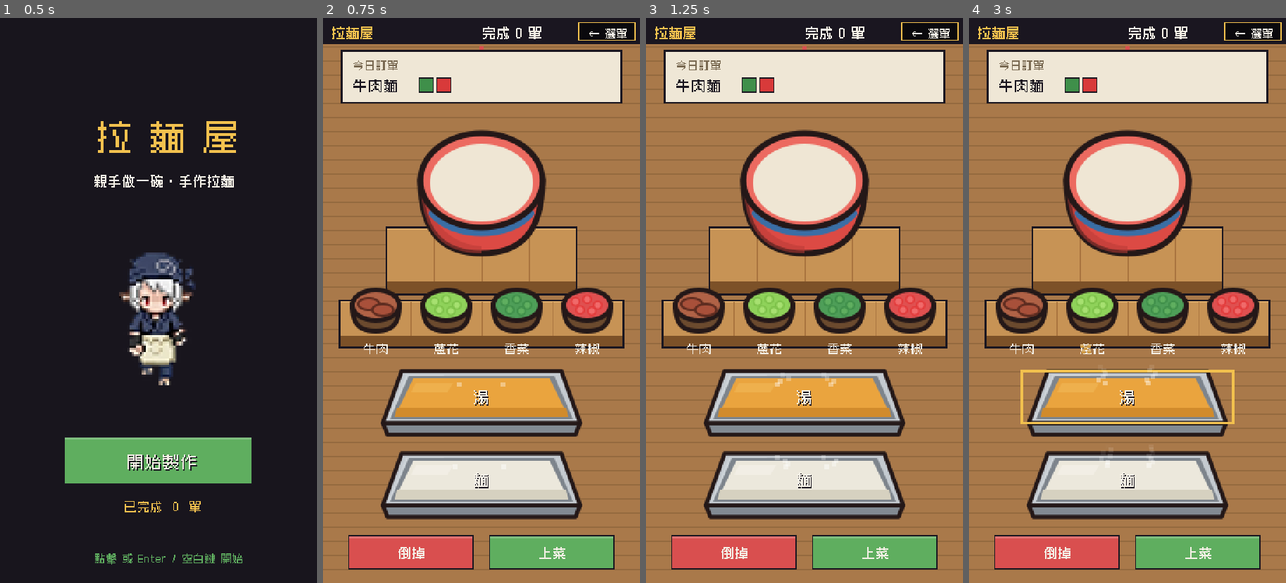
Above: before the commit, frames 1-4 (left to right).
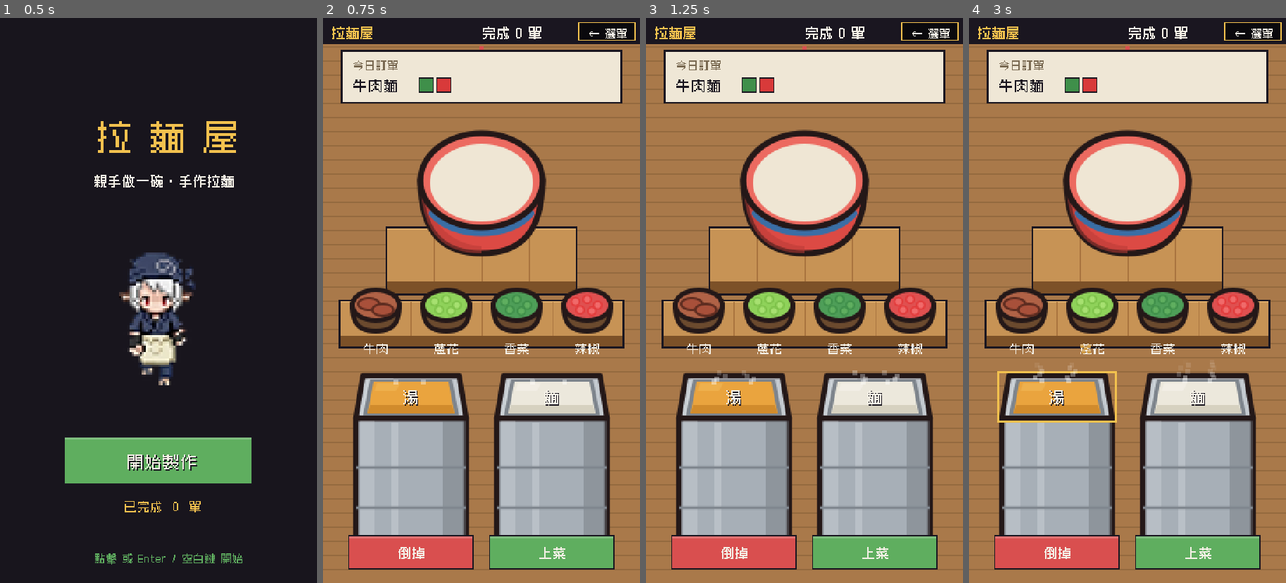
Above: after the commit, the same moments.

Repository: meloalright/ramen-ya
Game: Godot game, scene res://scenes/Menu.tscn
The game is run twice, just before and just after one commit, with the same random seed, the same clock (stepped at 60 frames per second) and the same inputs.
Inputs (mouse positions are in pixels of both pictures, inside the frame that each line leads up to):
- Up to frame 1 (0.5 s): no input
- Up to frame 2 (0.75 s): tap Enter at 0.5 s; move the mouse to (551, 272) at 0.52 s; hold D from 0.53 s (still down); tap M at 0.6 s; click (551, 272) at 0.67 s
- Up to frame 3 (1.25 s): keep holding D; tap Space at 0.77 s
- Up to frame 4 (3 s): release D at 1.25 s; drag from (1064, 328) to (1111, 413) at 1.27 s; move the mouse to (1159, 176) at 2.02 s; hold D 2.03-2.75 s; tap Enter at 2.1 s; drag from (1111, 413) to (1032, 215) at 2.77 s

Frame 1 is identical in both runs. In frame 2, 22% of the frame differs, in the area x 9-91%, y 62-92%; in frame 3, 22%; in frame 4, 22%, in the area x 8-91%, y 61-92%.

Commit message:
feat(cook): tall square pots, side by side, taller than the bowl
Reverted the stacked layout back to side-by-side (湯 left, 麵 right) and made
the pots tall square metal pots whose bodies run taller than the bowl with the
base hidden behind the action buttons. Steam, boil gauge, lit highlight and
noodle-nest repositioned to the two side-by-side pots.

Co-Authored-By: Claude Opus 4.8 (1M context) <noreply@anthropic.com>

Diff:
--- a/scripts/Main.gd
+++ b/scripts/Main.gd
@@ -31,7 +31,7 @@
 const BOWL_HIT_RY := 44.0
 
 # big pans: the sprite's liquid surface sits VAT_OPEN_Y down from its top
-const VAT_OPEN_Y := 34.0
+const VAT_OPEN_Y := 32.0
 
 # ---- game states ----------------------------------------------------
 enum State { TITLE, PLAY, OVER }
@@ -211,11 +211,11 @@
 func _build_stations() -> void:
 	# portrait: two big vats (大缸) side by side under the bowl; toppings in a row below.
 	stations.clear()
-	# two big wide pans stacked: 湯 on top, 麵 below (both wider than the bowl)
-	stations.append({"item": "soup", "name": "湯", "center": Vector2(135, 322), "r": 32,
-		"rect": Rect2(36, 296, 198, 56), "cx": 135})
-	stations.append({"item": "noodles", "name": "麵", "center": Vector2(135, 392), "r": 32,
-		"rect": Rect2(36, 366, 198, 60), "cx": 135})
+	# two tall square pots side by side: 湯 left, 麵 right (taller than the bowl)
+	stations.append({"item": "soup", "name": "湯", "center": Vector2(75, 322), "r": 32,
+		"rect": Rect2(20, 300, 110, 130), "cx": 75})
+	stations.append({"item": "noodles", "name": "麵", "center": Vector2(195, 322), "r": 32,
+		"rect": Rect2(140, 300, 110, 130), "cx": 195})
 	var defs := [
 		["beef", "牛肉", Vector2(45, 250), 22],
 		["scallion", "蔥花", Vector2(105, 250), 22],
@@ -267,10 +267,10 @@
 		steam_t -= delta
 		if steam_t <= 0.0:
 			steam_t = 0.16
-			_puff(116, 312)                           # 湯 pan (top) — always boiling
-			_puff(156, 312)
-			_puff(116, 382)                           # 麵 pan (bottom) — always boiling
-			_puff(156, 382)
+			_puff(62, 310)                            # 湯 pot (left) — always boiling
+			_puff(88, 310)
+			_puff(182, 310)                           # 麵 pot (right) — always boiling
+			_puff(208, 310)
 			if soup_fill > 0.0 or bowl.noodles or _base_ok():
 				_puff(BOWL_OPEN.x, BOWL_OPEN.y - 8)   # the bowl, once it holds hot broth/noodles
 
@@ -826,8 +826,8 @@
 func _draw_noodle_nest(ctr: Vector2) -> void:
 	var cream := Color("efe6cf")
 	var cream_d := Color("d6cbab")
-	var rx := 28.0
-	var ry := 9.0
+	var rx := 21.0
+	var ry := 8.0
 	var pts := PackedVector2Array()
 	var pts2 := PackedVector2Array()
 	for i in range(22):
@@ -863,9 +863,9 @@
 		var lit: bool = (s.item == "soup" and held == "soup") \
 			or (s.item == "noodles" and (held == "noodles" or noodle_state == "cooking"))
 		if lit:
-			draw_rect(Rect2(c.x - 90, c.y - 22, 180, 44), COL_YELLOW, false, 2.0)
+			draw_rect(Rect2(c.x - 50, c.y - 21, 100, 42), COL_YELLOW, false, 2.0)
 		if s.item == "noodles" and noodle_state == "cooking":
-			_draw_boil_gauge(Vector2(117, 361))
+			_draw_boil_gauge(Vector2(177, 350))
 		# bold label on the broth / basket
 		_text(s.name, Vector2(c.x + 1, c.y + 5), 13, COL_INK, HORIZONTAL_ALIGNMENT_CENTER)
 		_text(s.name, Vector2(c.x, c.y + 4), 13, COL_WHITE, HORIZONTAL_ALIGNMENT_CENTER)
Binary file changed: assets/cook/td_vat_noodle.png
Binary file changed: assets/cook/td_vat_soup.png
Not shown, changed: assets/cook/gen_svg.py
